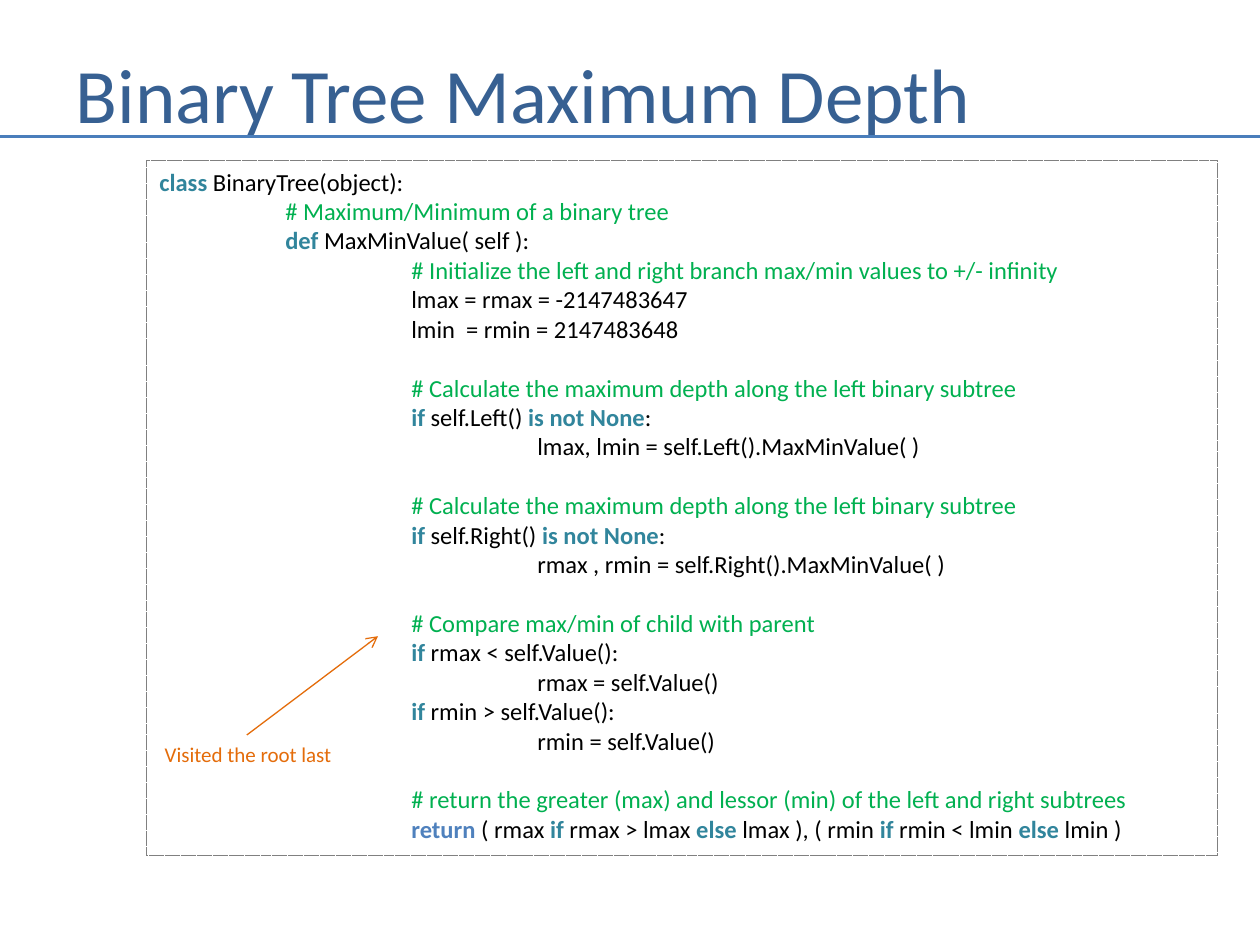
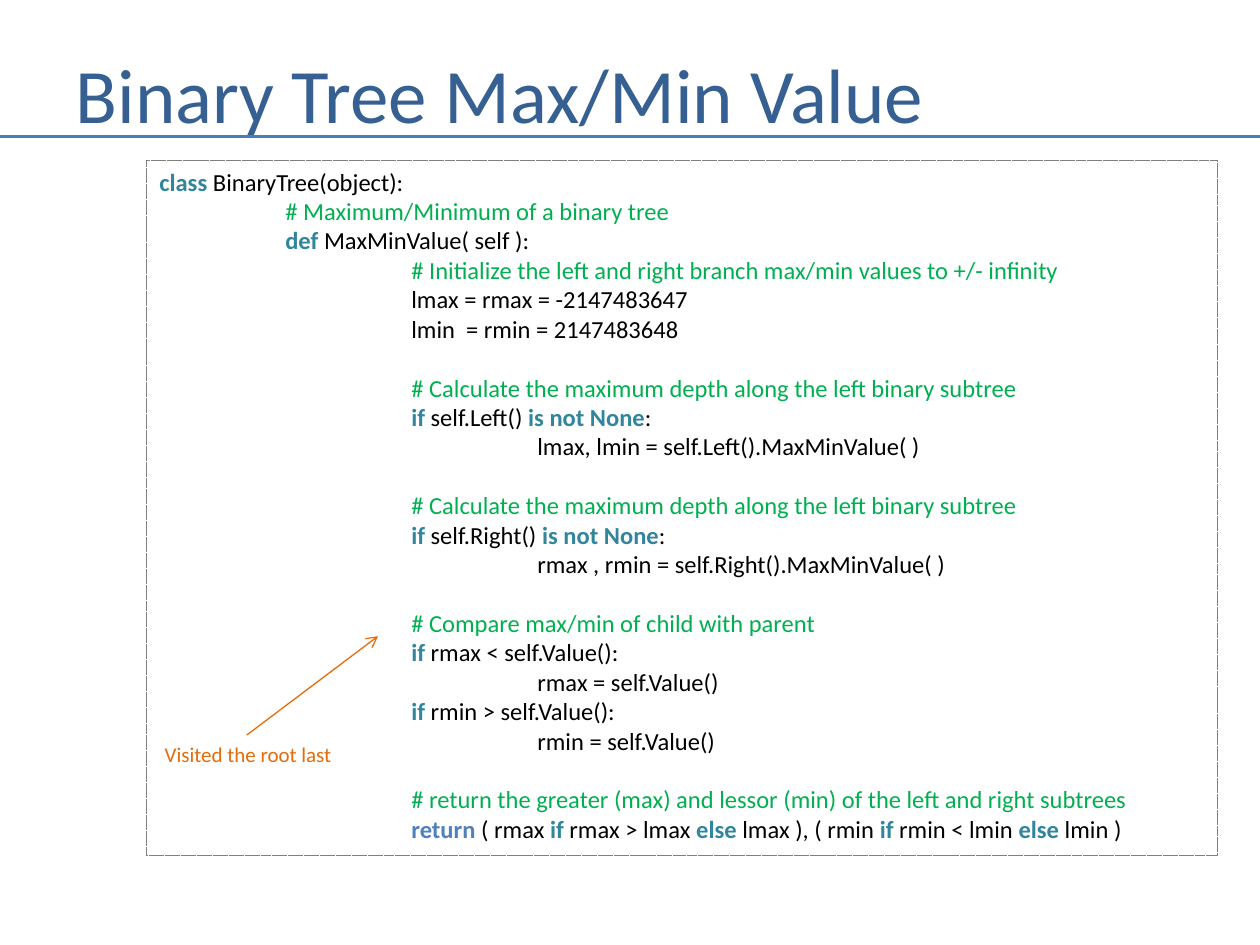
Before and after one commit to andrewferlitsch/Portland-Data-Science-Group, a slide deck: slide 32 of Presentations/Whiteboarding.pptx (slide 29 before the commit). Drawn at 1260x945 pixels with LibreOffice and Linux fonts; fonts in the diff are those of the drawing. Boxes give left, top, right and bottom in pixels: in the first picture for what was removed or moved away, otherwise in the second. Text is boxed around its words. In the diff, an @@ line names an element or a change of style, - is before the commit and + after.

```diff
--- a/Presentations/Whiteboarding.pptx
+++ b/Presentations/Whiteboarding.pptx
@@ title at (76,69,924,138): text changed @@
-Binary Tree Maximum Depth
+Binary Tree Max/Min Value
```
Also in this commit, not shown: 1 other slide changed, 28 slides added.
